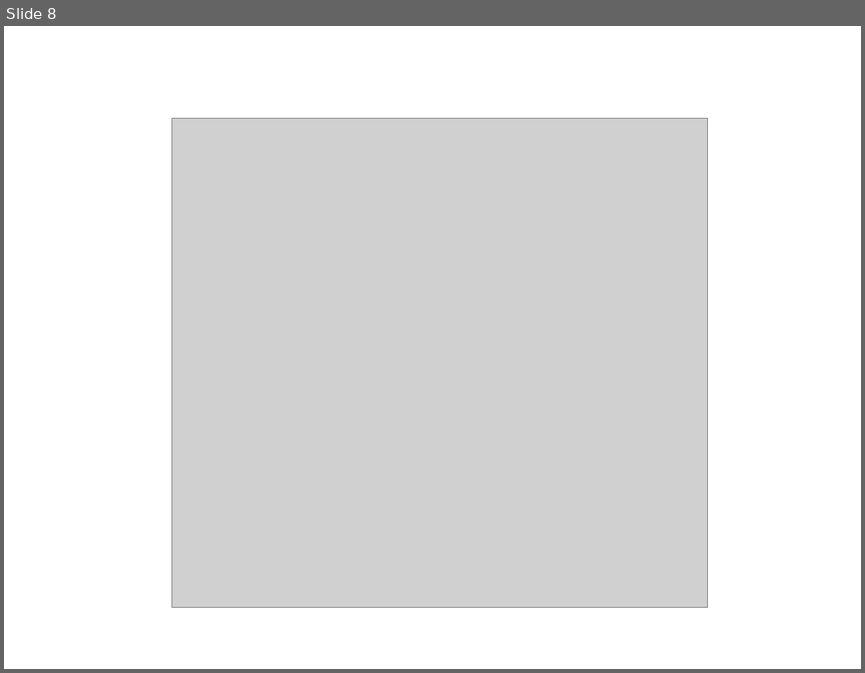
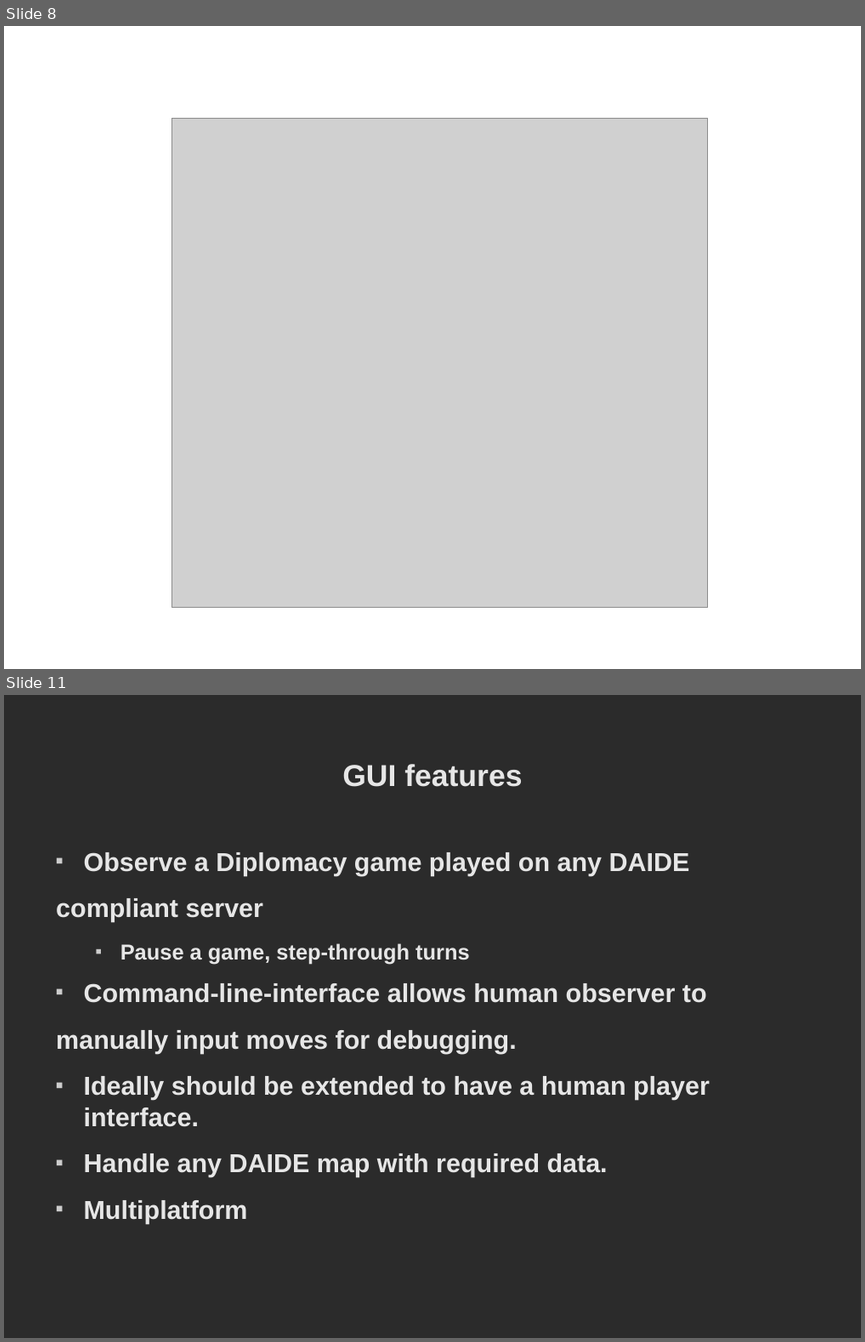
Before and after one commit to deltaluca/flappy, a slide deck: Presentation/ProjectDemonstration.odp. Shown one above the other, each under a label of ours: slide 8 before the commit, slides 8 and 11 after it; the slides between them are not shown. The pictures are 865x673 and 865x1342 pixels, drawn with LibreOffice and Linux fonts; fonts in the diff are those of the drawing; grey boxes stand for pictures; background and template pictures are left out; a plain dark background stands for a picture behind light text. Boxes give left, top, right and bottom in pixels: in the first picture for what was removed or moved away, otherwise in the second. Text is boxed around its words. In the diff, an @@ line names an element or a change of style, - is before the commit and + after.

```diff
--- a/Presentation/ProjectDemonstration.odp
+++ b/Presentation/ProjectDemonstration.odp
@@ slide 11 added at bbox=[4, 695, 861, 1338], background picture (left out) @@
@@ title added at bbox=[342, 764, 522, 787], 28 pt, text #E6E6E6, bold @@
+GUI features
@@ text added at bbox=[56, 852, 710, 1224], 24 pt, text #E6E6E6, bold @@
+■ Observe a Diplomacy game played on any DAIDE
+compliant server
+  ■ Pause a game, step-through turns
+■ Command-line-interface allows human observer to
+manually input moves for debugging.
+■ Ideally should be extended to have a human player interface.
+■ Handle any DAIDE map with required data.
+■ Multiplatform
```
Also in this commit, not shown: 10 slides changed, 13 other slides added, 5 slides removed.
